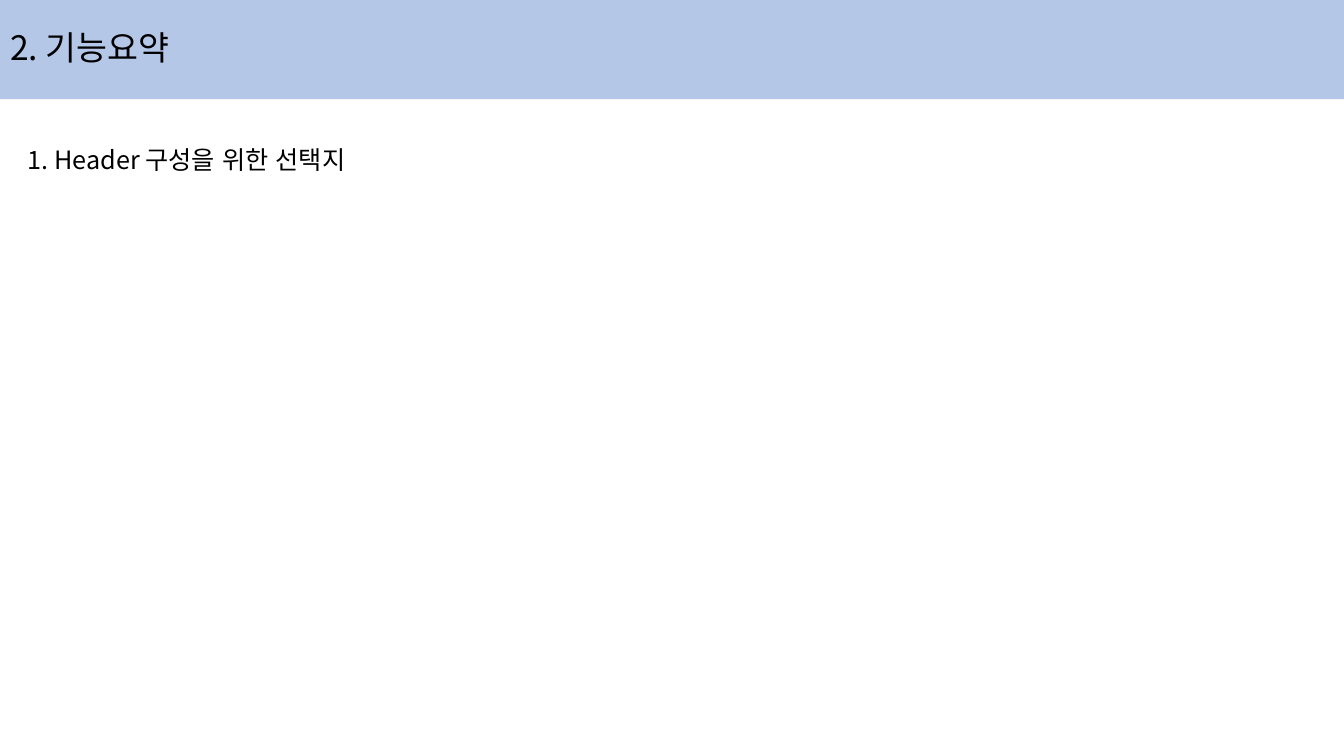
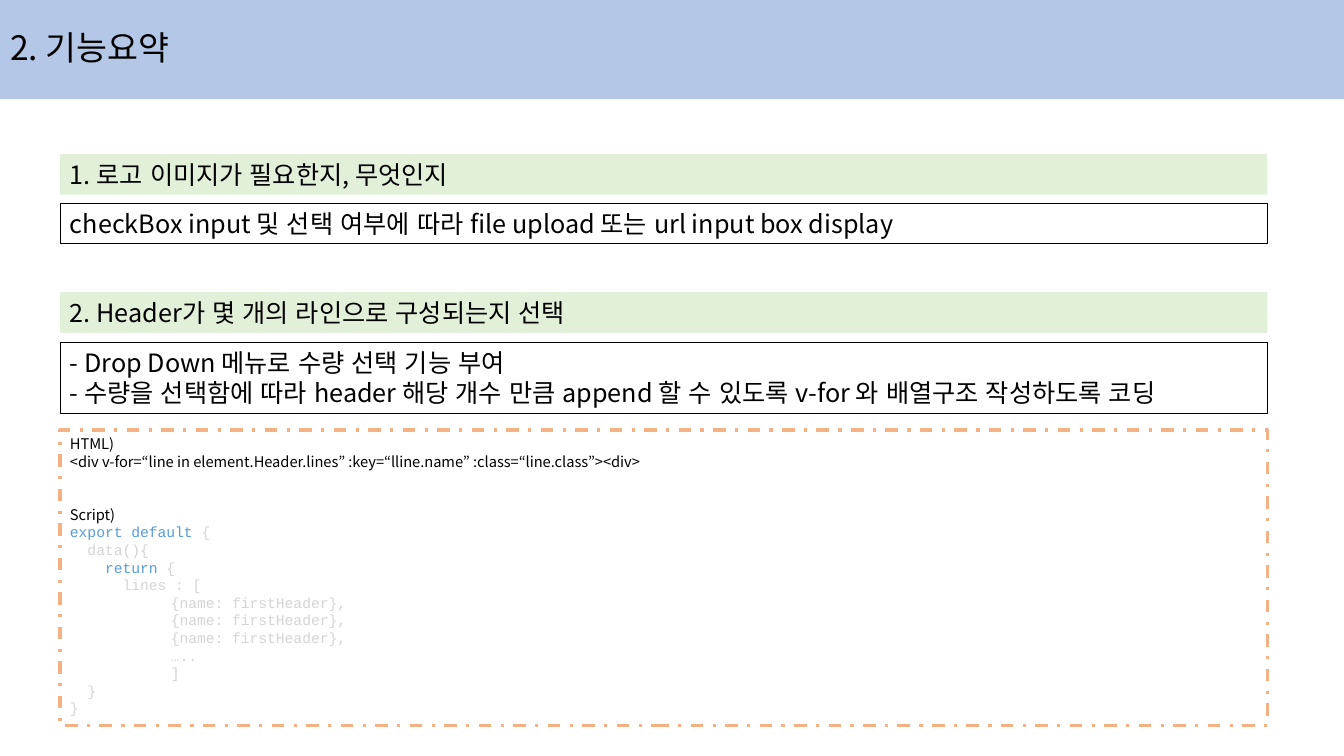
Before and after one commit to kimin3927/study, a slide deck: slide 5 of 기획) header간편제작 tool.pptx. Drawn at 1344x756 pixels with LibreOffice and Linux fonts; fonts in the diff are those of the drawing. Boxes give left, top, right and bottom in pixels: in the first picture for what was removed or moved away, otherwise in the second. Text is boxed around its words. In the diff, an @@ line names an element or a change of style, - is before the commit and + after.

```diff
--- a/기획) header간편제작 tool.pptx
+++ b/기획) header간편제작 tool.pptx
@@ text removed at (28, 148, 346, 171) @@
-1. Header 구성을 위한 선택지
@@ rectangle added at (60, 154, 1268, 195), fill #E2F0D9, 18 pt, text #000000 @@
+1. 로고 이미지가 필요한지, 무엇인지
@@ rectangle added at (60, 204, 1268, 244), outline #000000 0.75 pt, 18 pt, text #000000 @@
+checkBox input 및 선택 여부에 따라 file upload 또는 url input box display
@@ rectangle added at (60, 292, 1268, 333), fill #E2F0D9, 18 pt, text #000000 @@
+2. Header가 몇 개의 라인으로 구성되는지 선택
@@ rectangle added at (60, 343, 1268, 414), outline #000000 0.75 pt, 18 pt, text #000000 @@
+- Drop Down 메뉴로 수량 선택 기능 부여
+- 수량을 선택함에 따라 header 해당 개수 만큼 append 할 수 있도록 v-for 와 배열구조 작성하도록 코딩
@@ rectangle added at (60, 431, 1268, 726), outline #F4B183 2.25 pt dashed, 10.5 pt, text #000000 @@
+HTML)
+<div v-for=“line in element.Header.lines” :key=“lline.name” :class=“line.class”><div>
+Script)
+export default {
+data(){
+return {
+lines : [
+{name: firstHeader},
+{name: firstHeader},
+{name: firstHeader},
+…..
+]
+}
+}
```
Also in this commit, not shown: 1 slide added, 4 other files.
